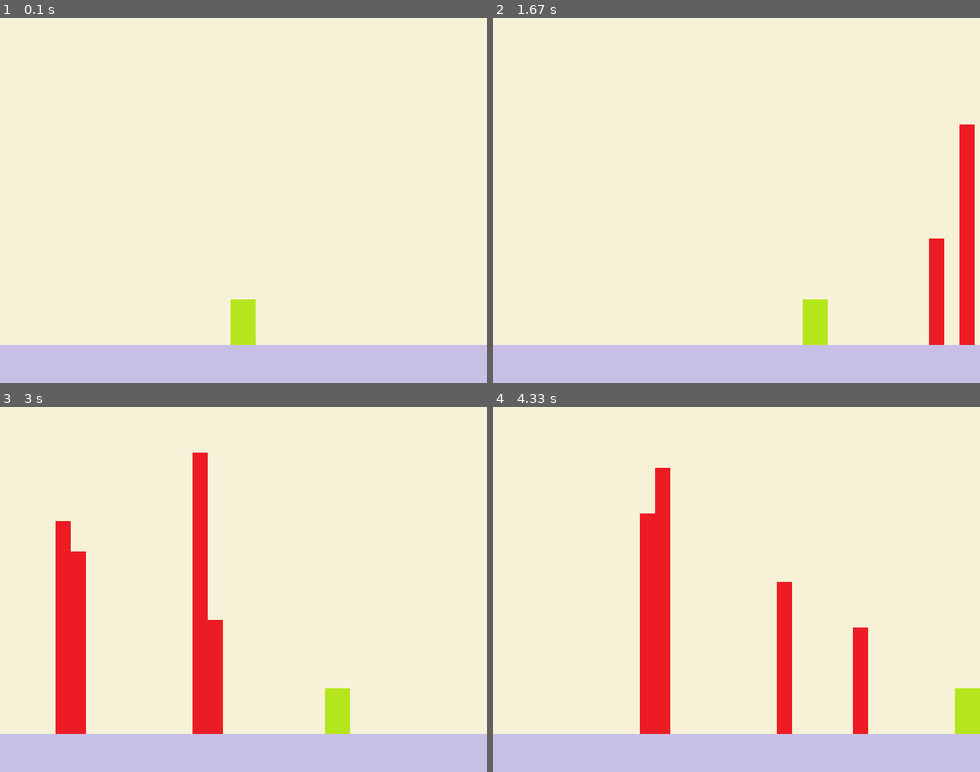
Above: before the commit, frames 1-4 (two rows, left to right).
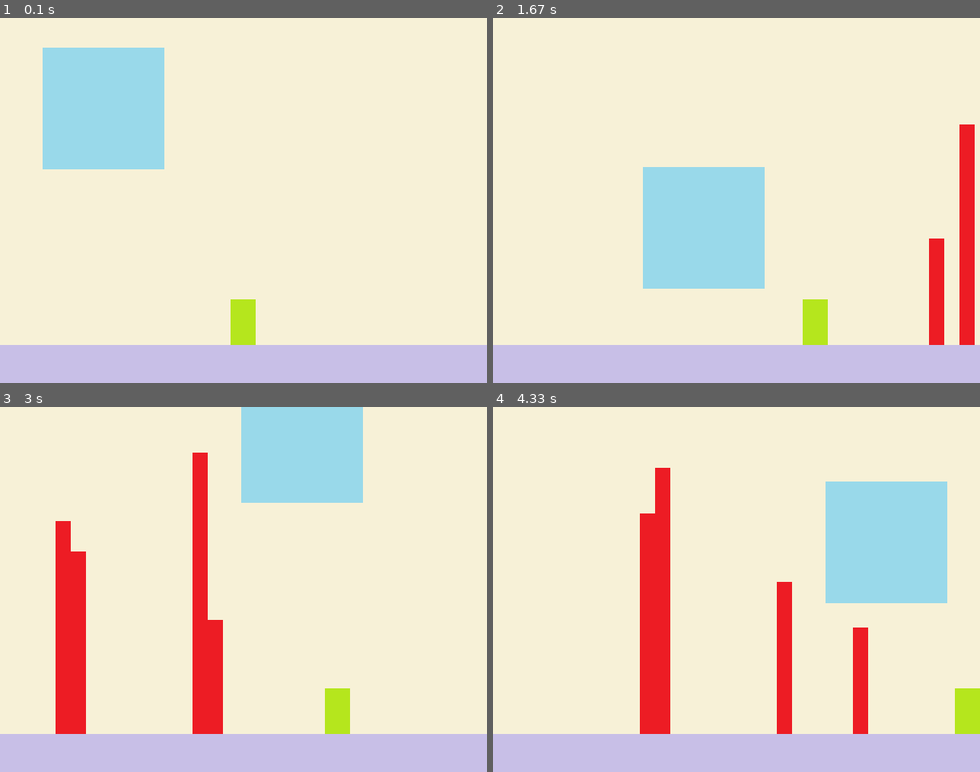
Above: after the commit, the same moments.

Repository: bnheey/Python_Project
Game: pygame game, started from pygame_project/split_balloon_game.py
The game is run twice, just before and just after one commit, with the same random seed, the same clock (stepped at 60 frames per second) and the same inputs.
Inputs:
- Up to frame 1 (0.1 s): no input
- Up to frame 2 (1.67 s): hold Right 0.33-0.8 s; hold Right 0.83-1.3 s; tap Space at 0.9, 1.2, 1.4 s; hold Left from 1.33 s (still down)
- Up to frame 3 (3 s): tap Space at 1.7, 1.97, 2.27, 2.4, 2.7 s; release Left at 1.87 s; hold Left 1.9-2.3 s; hold Right 2.33-2.97 s
- Up to frame 4 (4.33 s): hold Left 3-3.47 s; tap Space at 3.07, 3.37, 3.57, 3.87, 4.07 s; hold Right 3.5-3.97 s; hold Right from 4 s (still down)

The runs differ from the first frame. In frame 1, 8.3% of the frame differs, in the area x 8-34%, y 8-42%; in frame 2, 8.3%; in frame 3, 6.6%; in frame 4, 8.3%.

Commit message:
풍선이 떨어지는 효과 구현

Diff:
--- a/pygame_project/split_balloon_game.py
+++ b/pygame_project/split_balloon_game.py
@@ -16,7 +16,7 @@
 2. 무대 : 640 * 50 - stage.png
 3. 캐릭터 : 33 * 60 - character.png
 4. 무기 : 20 * 43 weapon.png
-5. 공 : 160 * 160, 80 * 80, 40 * 40, 20 * 20 - ball1.png ~ ball4/png
+5. 풍선 : 160 * 160, 80 * 80, 40 * 40, 20 * 20 - ball1.png ~ ball4/png
 '''
 import os
 
@@ -35,7 +35,7 @@
 pygame.display.set_caption("SPLIT BALLOON GAME")
 
 # 이동할 좌표
-to_x = 0
+character_to_x = 0
 # 이동 속도
 character_speed = 0.6
 
@@ -71,6 +71,30 @@
 # 무기 이동 속도
 weapon_speed = 10
 
+# 풍선 만들기(4개 크기에 대해 따로 처리)
+balloon_images = [
+    pygame.image.load(os.path.join(image_path, "balloon1.png")),
+    pygame.image.load(os.path.join(image_path, "balloon2.png")),
+    pygame.image.load(os.path.join(image_path, "balloon3.png")),
+    pygame.image.load(os.path.join(image_path, "balloon4.png"))
+]
+
+# 풍선 크기에 따른 최초 스피드
+balloon_speed_y = [-18, -15, -12, -9]
+
+# 풍선들
+balloons = []
+
+# 최초 발생 큰 풍선 추가
+balloons.append({
+    "pos_x": 50,  # 풍선의 x 좌표
+    "pos_y": 50,  # 풍선의 y좌표
+    "img_idx": 0,
+    "to_x": 3,  # x축 이동 방향
+    "to_y": -6,  # y축 이동 방향
+    "init_speed_y": balloon_speed_y[0]  # y 최초 속도
+})
+
 running = True
 while running:
     dt = clock.tick(30)  # 게임화면의 초당 프레임 수
@@ -82,9 +106,9 @@
 
         if event.type == pygame.KEYDOWN:
             if event.key == pygame.K_LEFT:
-                to_x -= character_speed
+                character_to_x -= character_speed
             elif event.key == pygame.K_RIGHT:
-                to_x += character_speed
+                character_to_x += character_speed
             elif event.key == pygame.K_SPACE:
                 # 무기 위치 정의
                 weapon_x_pos = character_x_pos + (character_width / 2) - (weapon_width / 2)
@@ -93,9 +117,9 @@
 
         if event.type == pygame.KEYUP:
             if event.key == pygame.K_LEFT or event.key == pygame.K_RIGHT:
-                to_x = 0
+                character_to_x = 0
 
-    character_x_pos += to_x * dt
+    character_x_pos += character_to_x * dt
     # 3. 게임 캐릭터 위치 정의
     if character_x_pos < 0:
         character_x_pos = 0
@@ -108,17 +132,45 @@
     # 천장에 닿은 무기 없애기
     weapons = [[w[0], w[1]] for w in weapons if w[1] > 0]
 
+    # 풍선 위치 정의
+    for balloon_idx, balloon_val in enumerate(balloons):
+        balloon_pos_x = balloon_val["pos_x"]
+        balloon_pos_y = balloon_val["pos_y"]
+        balloon_img_idx = balloon_val["img_idx"]
+
+        balloon_size = balloon_images[balloon_img_idx].get_rect().size
+        balloon_width = balloon_size[0]
+        balloon_height = balloon_size[1]
+
+        # 좌,우 벽에 닿았을 때 공 위치 변경(튕겨나가는 효과)
+        if balloon_pos_x < 0 or balloon_pos_x > screen_width - balloon_width:
+            balloon_val["to_x"] = balloon_val["to_x"] * -1
+
+        # 스테이지에 튕겨서 올라가는 효과
+        if balloon_pos_y >= screen_height - stage_height - balloon_height:
+            balloon_val["to_y"] = balloon_val["init_speed_y"]
+        # 그 외의 경우에는 속도를 줄여나감(포물선 효과)
+        else:
+            balloon_val["to_y"] += 0.5
+
+        balloon_val["pos_x"] += balloon_val["to_x"]
+        balloon_val["pos_y"] += balloon_val["to_y"]
+
     # 4. 충돌 처리
 
     # 5. 화면에 그리기 - screen.blit
     screen.blit(background, (0, 0))
-    for weapon_x_pos, weapon_y_pos in weapons :
+    for weapon_x_pos, weapon_y_pos in weapons:
         screen.blit(weapon, (weapon_x_pos, weapon_y_pos))
+
+    for idx, val in enumerate(balloons):
+        balloon_pos_x = val["pos_x"]
+        balloon_pos_y = val["pos_y"]
+        balloon_img_idx = val["img_idx"]
+        screen.blit(balloon_images[balloon_img_idx], (balloon_pos_x, balloon_pos_y))
+
     screen.blit(stage, (0, stage_y_pos))
     screen.blit(character, (character_x_pos, character_y_pos))
-
-
-
 
     pygame.display.update()
 
